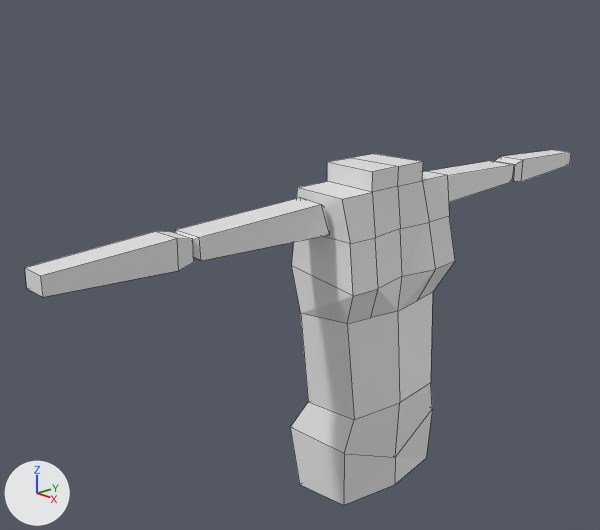
An edit to the Blender file Hana.blend, drawn before and after from the same camera.
Both versions are drawn from a camera (50 mm lens) standing at (7.13, -8.16, 5.23) and looking at (-0.75, -0.76, 1.77). Lighting does not change. The marker at lower left points along +X, +Y and +Z. Mesh edges are drawn as thin lines.

The older version as bpy lines, for what is in view:
```python
me_cube = bpy.data.meshes.new('Cube')
me_cube.from_pydata(...)  # 59 vertices, 54 faces; spans x -0.71..0.52, y -4.84..0.0, z -1.44..3.17
me_cube.materials.append(mat_material)  # white #e7e7e7
ob_cube = bpy.data.objects.new('Cube', me_cube)
ob_cube.location = (0.0, 0.0, 0.0)
_m = ob_cube.modifiers.new('Mirror', 'MIRROR')
_m.use_axis = (False, True, False)
```
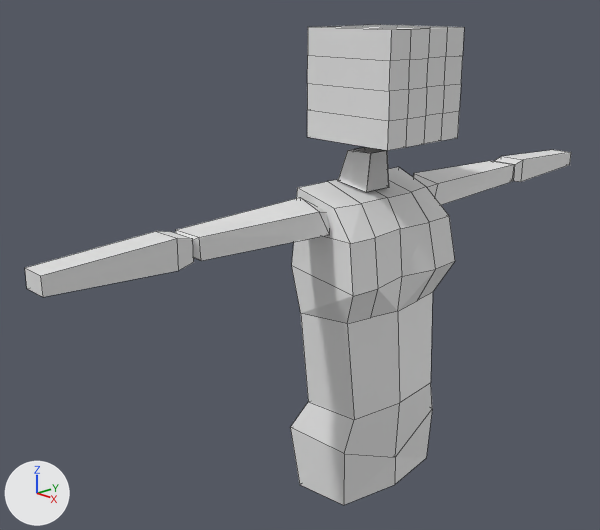
Edits to the scene script, one JSON object a line:
```json
{"block": "me_cube", "where": "# used by ob_cube; location = (0.0, 0.0, 0.0)"}
{"op": "remove", "block": "me_cube", "code": "me_cube.from_pydata(...)  # 59 vertices, 54 faces; spans x -0.71..0.52, y -4.84..0.0, z -1.44..3.17"}
{"op": "add", "block": "me_cube", "code": "me_cube.from_pydata(...)  # 119 vertices, 97 faces, 2 loose edges; spans x -0.71..0.69, y -4.84..0.32, z -1.44..4.89"}
{"block": "me_cube", "change": "me_cube part 1: a new loose piece of 30 vertices spanning x -0.69..0.69, y -0.69..0.0, z 3.51..4.89, in mat_material (white #e7e7e7)"}
{"block": "me_cube", "change": "me_cube part 2: 4 vertices moved from x 0.08..0.29, y -1.18..0.0, z 2.83..2.91 to x 0.03..0.11, y -1.18..0.0, z 2.73; 4 vertices removed from x -0.55..0.29, y -0.5..0.0, z 3.17; 8 vertices added at x -0.48..-0.05, y -0.33..0.32, z 2.81..3.32"}
```

Boxes (x1, y1, x2, y2) around the edits, measured in the pictures (600 x 530 px; the box of a moved part takes in the faces that stretch with it):
```json
{"object": "Cube", "change": "reshaped", "before": [25, 150, 571, 505], "after": [25, 25, 571, 505], "on screen": "35% taller"}
{"part": 1, "of": "me_cube", "change": "added", "after": [307, 25, 464, 151]}
{"part": 2, "of": "me_cube", "change": "moved or reshaped", "before": [176, 154, 514, 261], "after": [176, 147, 514, 261]}
```
